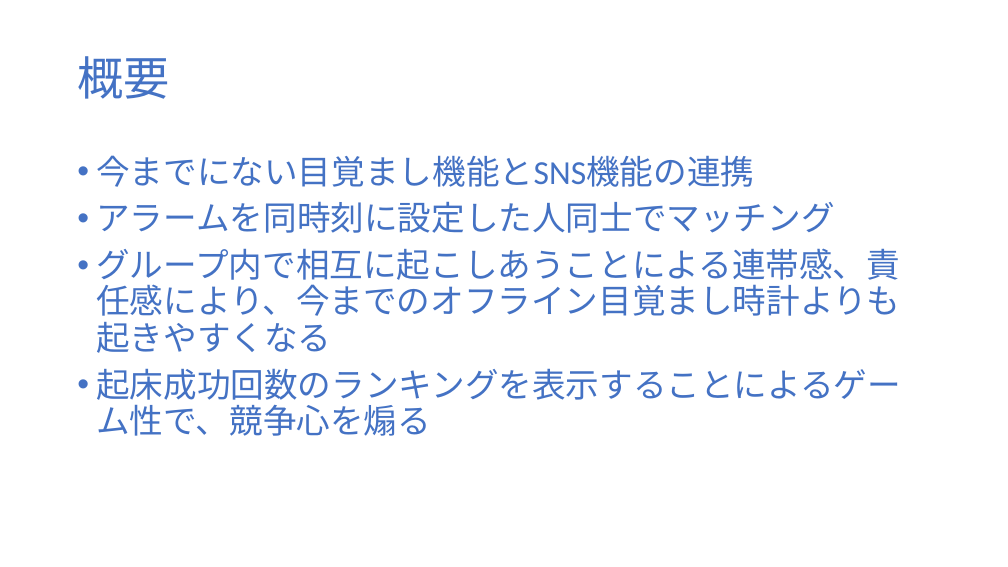
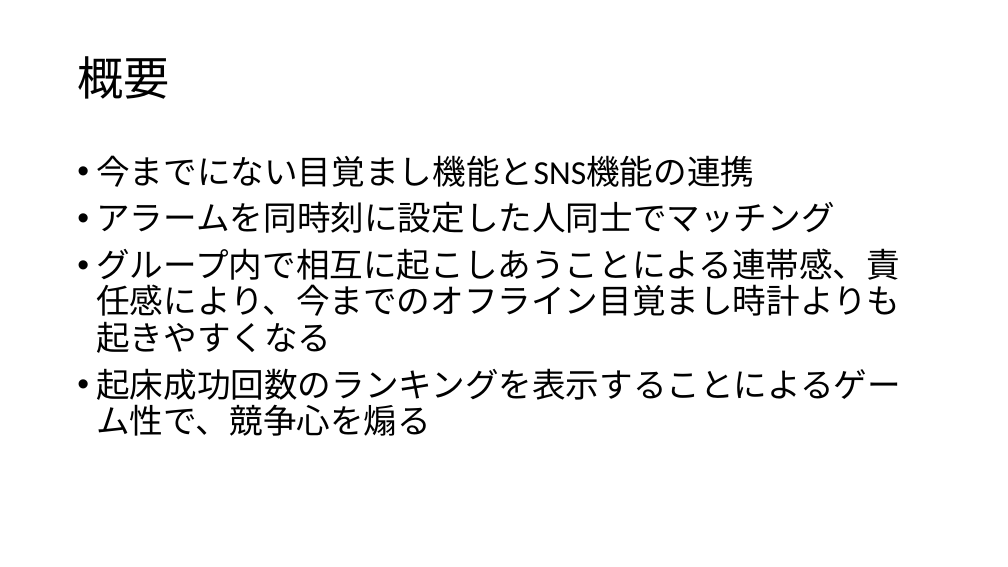
Before and after one commit to jack-app/jackhack2018_F, a slide deck: slide 2 of htmlcss/pptx/teamF.pptx. Drawn at 1008x567 pixels with LibreOffice and Linux fonts; fonts in the diff are those of the drawing. Boxes give left, top, right and bottom in pixels: in the first picture for what was removed or moved away, otherwise in the second. Text is boxed around its words. In the diff, an @@ line names an element or a change of style, - is before the commit and + after.

Commit message:
パワポでグループ画面の画像を更新

```diff
--- a/htmlcss/pptx/teamF.pptx
+++ b/htmlcss/pptx/teamF.pptx
@@ title "概要" at [77, 56, 169, 99]: text colour #4472C4 to #000000 @@
@@ text "今までにない目覚まし機能とSNS機能の連携" at [96, 155, 901, 436]: text colour #4472C4 to #000000 @@
```
Also in this commit, not shown: 6 other slides changed.
